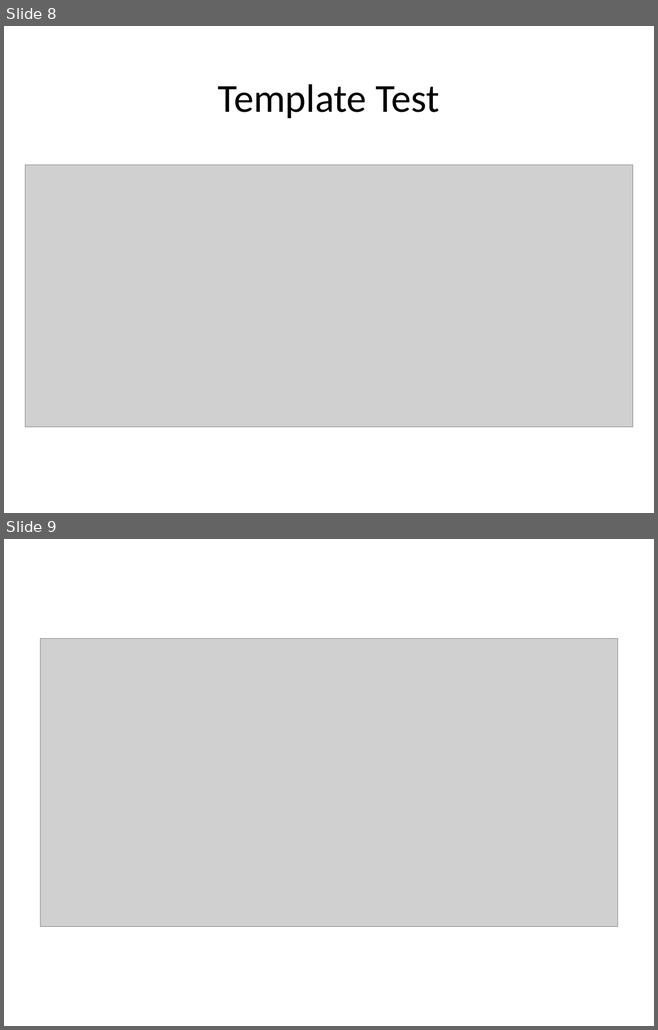
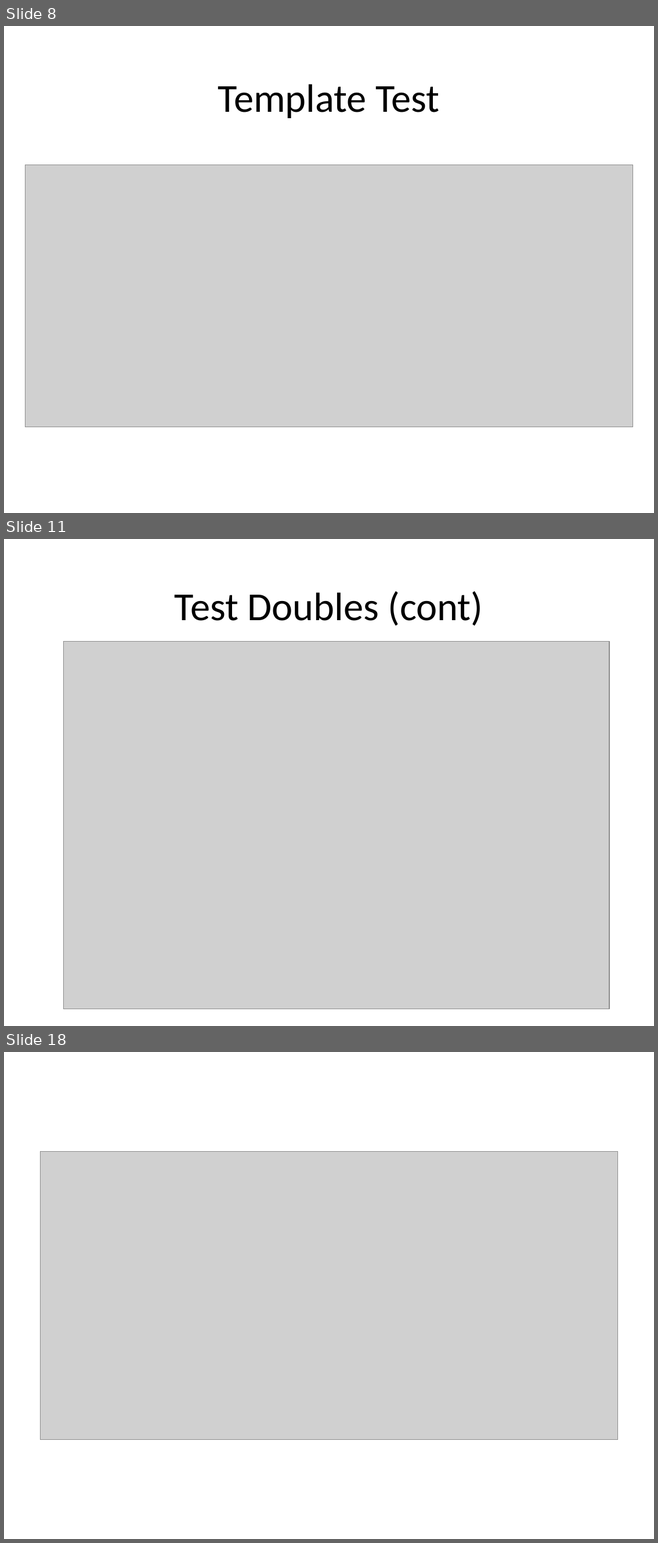
Before and after one commit to sonvq/phpunittraining, a slide deck: demo/Demo.pptx. Shown one above the other, each under a label of ours: slides 8 and 9 before the commit, slides 8, 11 and 18 after it; the slides between them are not shown. The pictures are 658x1030 and 658x1543 pixels, drawn with LibreOffice and Linux fonts; fonts in the diff are those of the drawing; grey boxes stand for pictures; background and template pictures are left out. Boxes give left, top, right and bottom in pixels: in the first picture for what was removed or moved away, otherwise in the second. Text is boxed around its words. In the diff, an @@ line names an element or a change of style, - is before the commit and + after.

```diff
--- a/demo/Demo.pptx
+++ b/demo/Demo.pptx
@@ slide 11 added at (x1=4, y1=539, x2=654, y2=1026), background picture (left out) @@
@@ title added at (x1=175, y1=591, x2=482, y2=626), 44 pt, text #000000 @@
+Test Doubles (cont)
@@ picture added at (x1=64, y1=642, x2=610, y2=1009) @@
@@ what was slide 9 is now slide 18 @@
```
Also in this commit, not shown: 1 slide changed, 8 other slides added, 8 other files.
